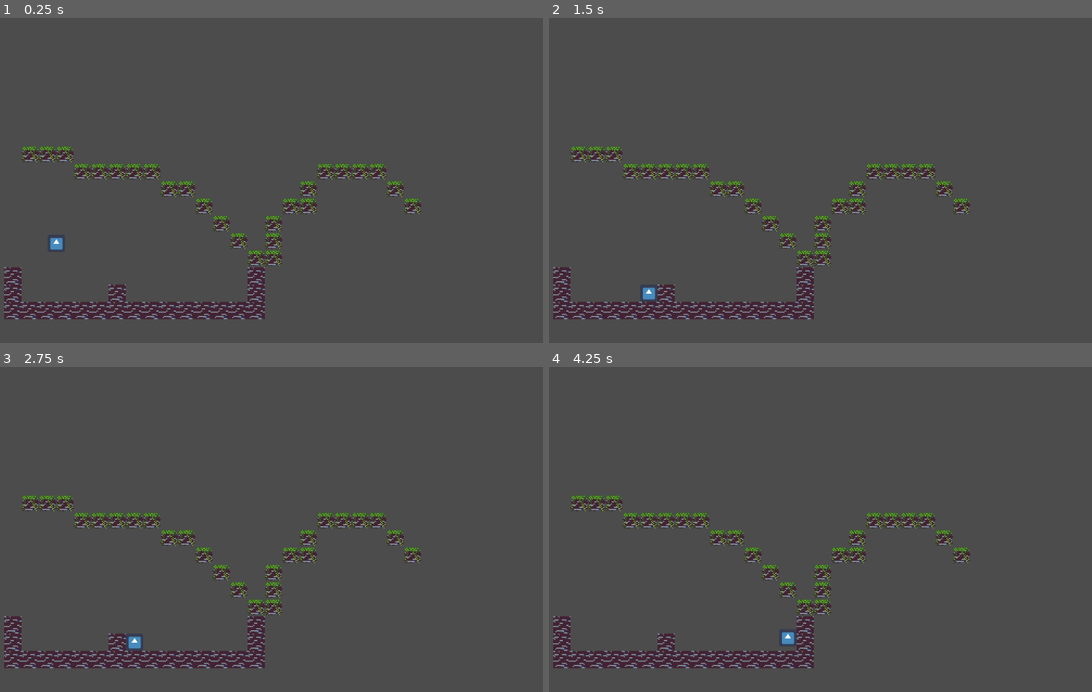
Above: before the commit, frames 1-4 (two rows, left to right).
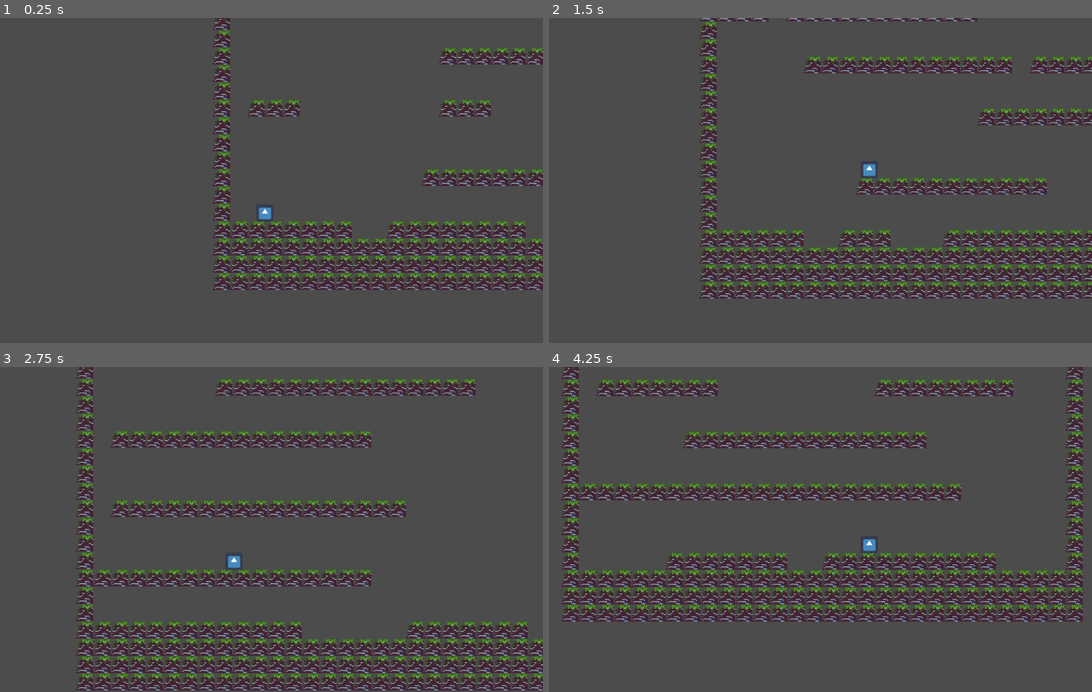
Above: after the commit, the same moments.

Repository: mfep/dreamberry
Game: Godot game, scene res://scenes/Game.tscn
Same seed, same stepped clock (60 frames per second), same inputs: the game is played once before the commit and once after it. The engine's default icon, where the game draws it, is replaced by a stand-in: a white triangle on a blue panel in a dark square.
Inputs:
- Up to frame 1 (0.25 s): no input
- Up to frame 2 (1.5 s): tap Enter (ui_accept) at 0.5, 0.77 s; hold Tab (ui_focus_next) 0.53-1.28 s; hold Right (ui_right) from 0.53 s (still down); tap Tab (ui_focus_next) at 1.35 s
- Up to frame 3 (2.75 s): tap Enter (ui_accept) at 1.52 s; release Right (ui_right) at 2.03 s; hold Left (ui_left) from 2.03 s (still down); hold Tab (ui_focus_next) from 2.03 s (still down)
- Up to frame 4 (4.25 s): release Left (ui_left) at 2.78 s; release Tab (ui_focus_next) at 2.78 s; hold Right (ui_right) from 2.78 s (still down); tap Tab (ui_focus_next) at 2.85 s; tap Enter (ui_accept) at 3.02, 3.77 s; hold Tab (ui_focus_next) from 3.53 s (still down)

The runs differ from the first frame. In frame 1, 19% of the frame differs, in the area x 0-100%, y 0-93%; in frame 2, 23%; in frame 3, 27%; in frame 4, 29%, in the area x 0-99%, y 0-93%.

Commit message:
added simple Tilemap Generation

Diff:
--- a/scenes/Game.tscn
+++ b/scenes/Game.tscn
@@ -1,13 +1,14 @@
-[gd_scene load_steps=5 format=2]
+[gd_scene load_steps=6 format=2]
 
 [ext_resource path="res://Tileset.tres" type="TileSet" id=1]
-[ext_resource path="res://scripts/Player.gd" type="Script" id=2]
-[ext_resource path="res://icon.png" type="Texture" id=3]
+[ext_resource path="res://scripts/TileMapGenerator.gd" type="Script" id=2]
+[ext_resource path="res://scripts/Player.gd" type="Script" id=3]
+[ext_resource path="res://icon.png" type="Texture" id=4]
 
 [sub_resource type="CapsuleShape2D" id=1]
 
 custom_solver_bias = 0.0
-radius = 16.0
+radius = 14.0
 height = 0.0
 
 [node name="Game" type="Node" index="0"]
@@ -31,11 +32,42 @@
 occluder_light_mask = 1
 format = 1
 tile_data = PoolIntArray( -655359, 0, 0, -655358, 0, 0, -655357, 0, 0, -589820, 0, 0, -589819, 0, 0, -589818, 0, 0, -58 …(582 unchanged characters)…
+script = ExtResource( 2 )
 _sections_unfolded = [ "Cell" ]
+Map_Width = 30
+Map_Height = 60
+Platforms_Per_Level = 4
+Min_Offset = 3
+Max_Offset = 5
+Min_Platform_Length = 2
+Max_Platform_Length = 8
 
-[node name="Camera2D" type="Camera2D" parent="." index="1"]
+[node name="Player" type="KinematicBody2D" parent="." index="1"]
 
-position = Vector2( 480, -256 )
+position = Vector2( 96, -208 )
+input_pickable = false
+collision_layer = 1
+collision_mask = 1
+collision/safe_margin = 0.08
+script = ExtResource( 3 )
+Acceleration = 40.0
+Max_Speed = 250.0
+Jump_Height = 144.0
+Jump_Time = 0.25
+
+[node name="icon" type="Sprite" parent="Player" index="0"]
+
+scale = Vector2( 0.5, 0.5 )
+texture = ExtResource( 4 )
+_sections_unfolded = [ "Transform" ]
+
+[node name="CollisionShape2D" type="CollisionShape2D" parent="Player" index="1"]
+
+shape = SubResource( 1 )
+_sections_unfolded = [ "Transform" ]
+
+[node name="Camera2D" type="Camera2D" parent="Player" index="2"]
+
 anchor_mode = 1
 rotating = false
 current = true
@@ -58,27 +90,4 @@
 editor_draw_screen = true
 editor_draw_limits = false
 editor_draw_drag_margin = false
-
-[node name="Player" type="KinematicBody2D" parent="." index="2"]
-
-position = Vector2( 96, -208 )
-input_pickable = false
-collision_layer = 1
-collision_mask = 1
-collision/safe_margin = 0.08
-script = ExtResource( 2 )
-Acceleration = 40.0
-Max_Speed = 250.0
-Jump_Height = 64.0
-Jump_Time = 0.25
-
-[node name="icon" type="Sprite" parent="Player" index="0"]
-
-scale = Vector2( 0.5, 0.5 )
-texture = ExtResource( 3 )
 _sections_unfolded = [ "Transform" ]
-
-[node name="CollisionShape2D" type="CollisionShape2D" parent="Player" index="1"]
-
-shape = SubResource( 1 )
-_sections_unfolded = [ "Transform" ]
--- a/scripts/Player.gd
+++ b/scripts/Player.gd
@@ -21,7 +21,7 @@
 
 	var desired_vel_x = input_x*Max_Speed
 	var accelerate_dir = sign(desired_vel_x - velocity.x)
-	var new_vel_x = clamp(velocity.x + accelerate_dir*Acceleration*delta*60, -Max_Speed, Max_Speed)
+	var new_vel_x = clamp(velocity.x + accelerate_dir*Acceleration, -Max_Speed, Max_Speed)
 
 	# remove scattering
 	if ((velocity.x - desired_vel_x)*(new_vel_x - desired_vel_x) < 0):
--- /dev/null
+++ b/scripts/TileMapGenerator.gd
@@ -0,0 +1,42 @@
+extends TileMap
+
+export(int) var Map_Width
+export(int) var Map_Height
+export(int) var Platforms_Per_Level
+export(int) var Min_Offset
+export(int) var Max_Offset
+export(int) var Min_Platform_Length
+export(int) var Max_Platform_Length
+
+const GROUND_ROWS = 3
+
+func do_blocks_pass():
+	# ground
+	for row in range(GROUND_ROWS):
+		for col in range(Map_Width):
+			set_cell(col, -row, 1)
+
+	# side walls
+	for row in range(GROUND_ROWS, Map_Height):
+		set_cell(0, -row, 1)
+		set_cell(Map_Width - 1, -row, 1)
+
+	# platforms
+	var levelIdx = GROUND_ROWS
+	while (levelIdx < Map_Height - Max_Offset):
+		for platformIdx in range(Platforms_Per_Level):
+			var start_col = randi() % (Map_Width - Max_Platform_Length)
+			var end_col = Min_Platform_Length + start_col + (randi() % (Max_Platform_Length - Min_Platform_Length))
+			for col in range(start_col, end_col + 1):
+				set_cell(col, -levelIdx, 1)
+		levelIdx += Min_Offset + (randi() % (Max_Offset - Min_Offset))
+
+func _ready():
+	randomize()
+	clear()
+	do_blocks_pass()
+
+func _input(event):
+	if (event.is_action_pressed('ui_focus_next')):
+		clear()
+		do_blocks_pass()
